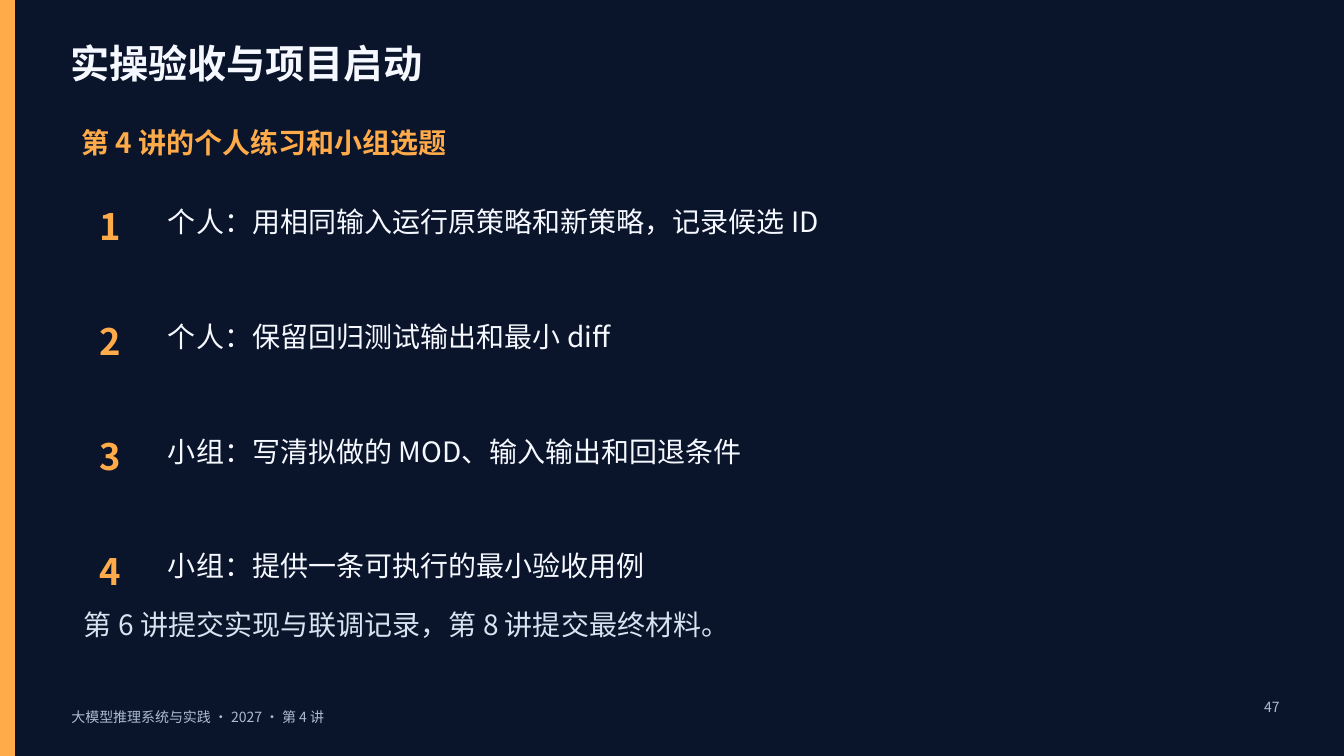
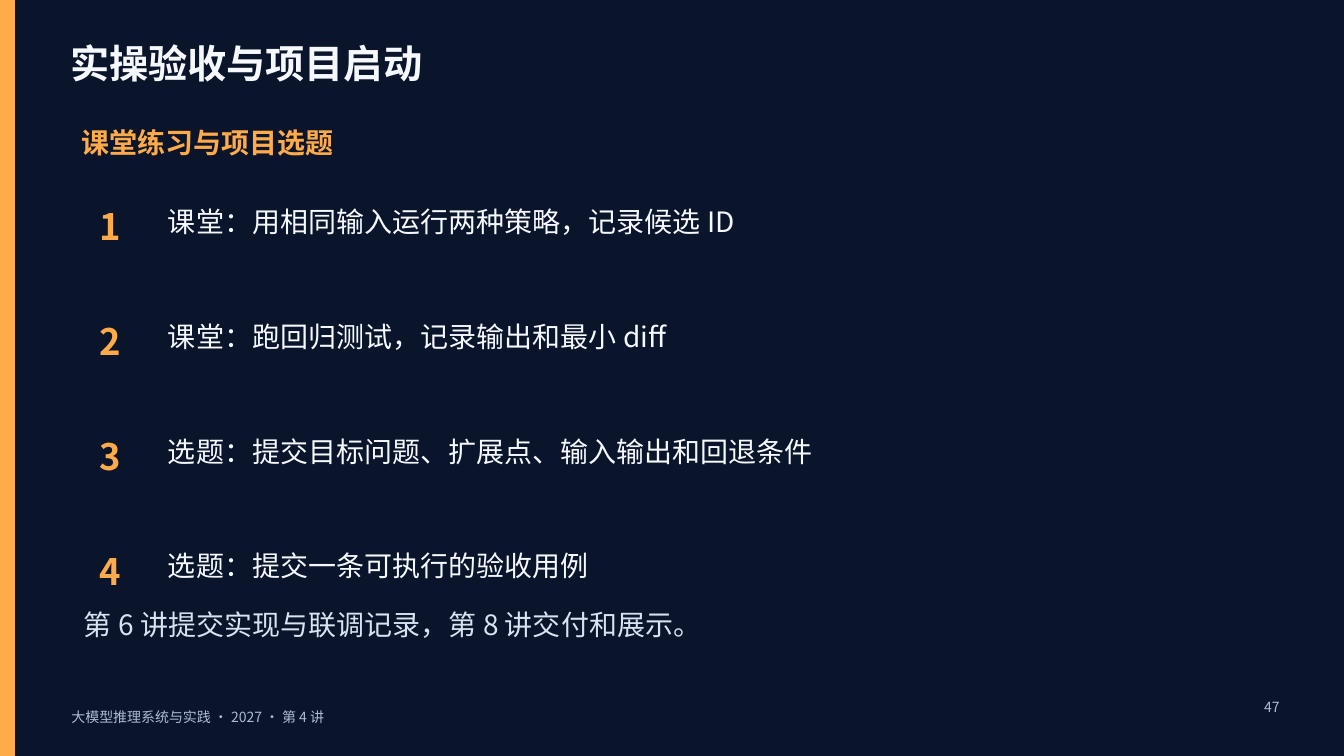
Before and after one commit to vLLM-HUST/intro-to-llm-inference-engines, a slide deck: slide 47 of build/slides/2027/lectures-8-pptx/第04讲_开源实践与课程项目.pptx. Drawn at 1344x756 pixels with LibreOffice and Linux fonts; fonts in the diff are those of the drawing. Boxes give left, top, right and bottom in pixels: in the first picture for what was removed or moved away, otherwise in the second. Text is boxed around its words. In the diff, an @@ line names an element or a change of style, - is before the commit and + after.

```diff
--- a/build/slides/2027/lectures-8-pptx/第04讲_开源实践与课程项目.pptx
+++ b/build/slides/2027/lectures-8-pptx/第04讲_开源实践与课程项目.pptx
@@ text at (x1=81, y1=129, x2=333, y2=156): text changed @@
-第 4 讲的个人练习和小组选题
+课堂练习与项目选题
@@ text at (x1=168, y1=208, x2=734, y2=235): text changed @@
-个人：用相同输入运行原策略和新策略，记录候选 ID
+课堂：用相同输入运行两种策略，记录候选 ID
@@ text at (x1=168, y1=323, x2=666, y2=350): text changed @@
-个人：保留回归测试输出和最小 diff
+课堂：跑回归测试，记录输出和最小 diff
@@ text at (x1=168, y1=438, x2=813, y2=465): text changed @@
-小组：写清拟做的 MOD、输入输出和回退条件
+选题：提交目标问题、扩展点、输入输出和回退条件
@@ text at (x1=168, y1=552, x2=589, y2=579): text changed @@
-小组：提供一条可执行的最小验收用例
+选题：提交一条可执行的验收用例
@@ text at (x1=84, y1=611, x2=701, y2=638): text changed @@
-第 6 讲提交实现与联调记录，第 8 讲提交最终材料。
+第 6 讲提交实现与联调记录，第 8 讲交付和展示。
```
Also in this commit, not shown: 1 other slide changed, 11 other files.
